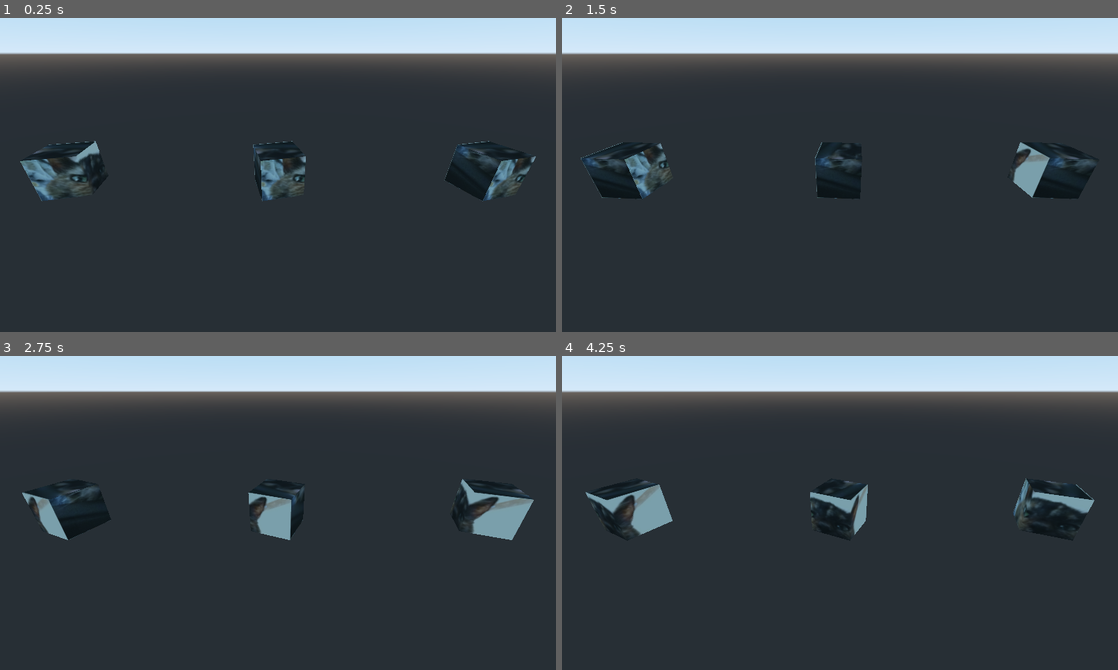
Above: before the commit, frames 1-4 (two rows, left to right).
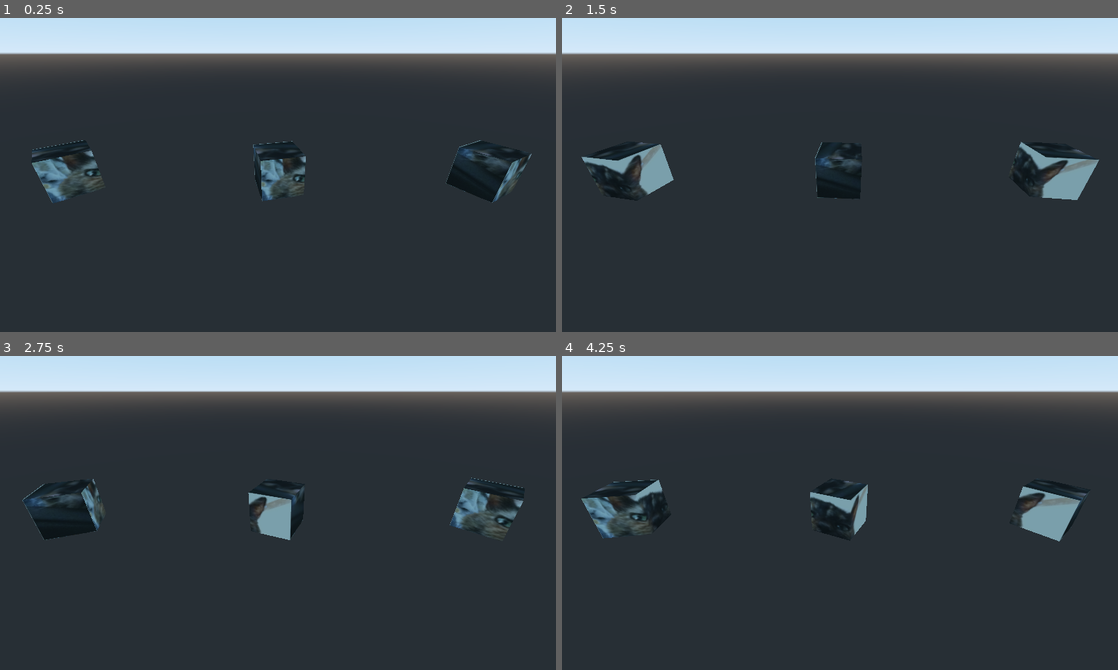
Above: after the commit, the same moments.

Repository: technicat/learngodot
Game: Godot game, scene res://scene.tscn
Same seed, same stepped clock (60 frames per second), same inputs: the game is played once before the commit and once after it.
Inputs:
- Up to frame 1 (0.25 s): no input
- Up to frame 2 (1.5 s): no input
- Up to frame 3 (2.75 s): no input
- Up to frame 4 (4.25 s): no input

The runs differ from the first frame. In frame 1, 1.9% of the frame differs, in the area x 3-97%, y 38-59%; in frame 2, 3.0%; in frame 3, 2.7%; in frame 4, 3.1%, in the area x 3-96%, y 38-60%.

Commit message:
Update scene.tscn

Diff:
--- a/chapter4/godotproject/scene.tscn
+++ b/chapter4/godotproject/scene.tscn
@@ -23,8 +23,10 @@
 
 [node name="Cube2" parent="." instance=ExtResource( 1 )]
 transform = Transform( 1, 0, 0, 0, 1, 0, 0, 0, 1, 10, 0, 0 )
+speed = 2.0
 
 [node name="Cube" parent="." instance=ExtResource( 1 )]
 
 [node name="Cube3" parent="." instance=ExtResource( 1 )]
 transform = Transform( 1, 0, 0, 0, 1, 0, 0, 0, 1, -10, 0, 0 )
+speed = 3.0
